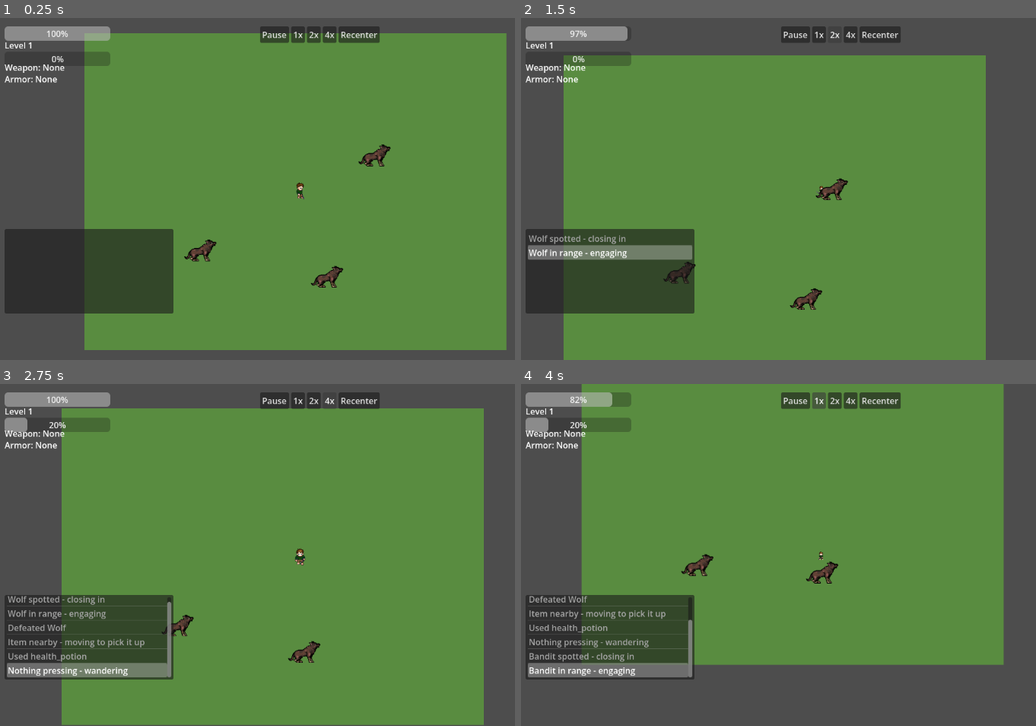
Above: before the commit, frames 1-4 (two rows, left to right).
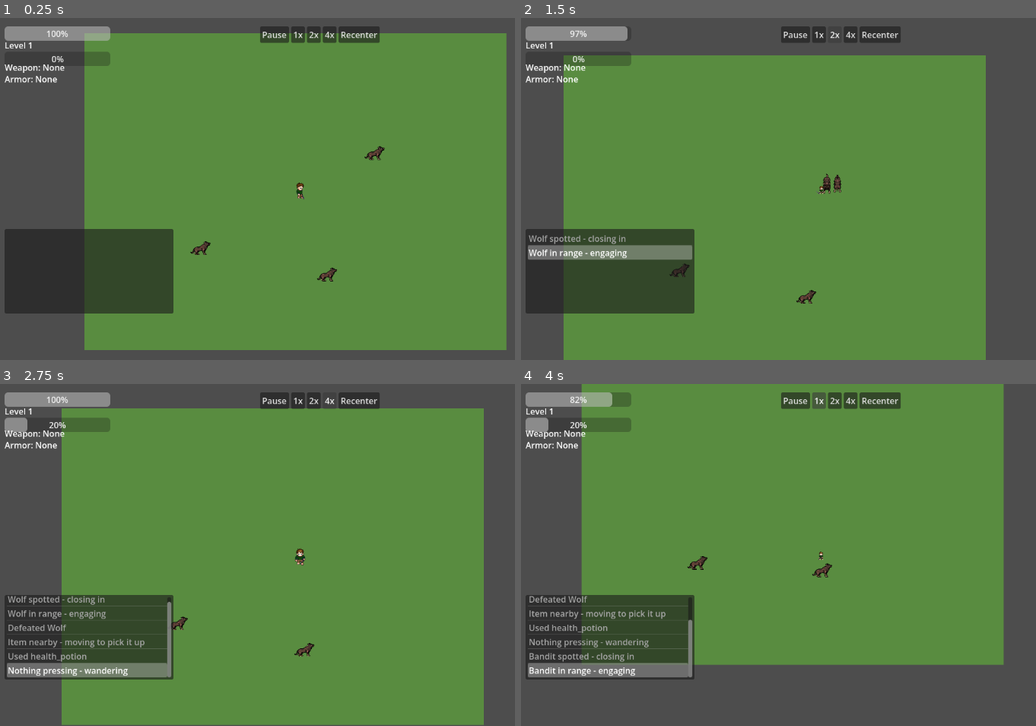
Above: after the commit, the same moments.

Repository: HexaLoid/ai-world-spectator
Game: Godot game, scene res://scenes/Main.tscn
The game is run twice, just before and just after one commit, with the same random seed, the same clock (stepped at 60 frames per second) and the same inputs.
Inputs:
- Up to frame 1 (0.25 s): no input
- Up to frame 2 (1.5 s): click "1x" at 0.5 s; click "2x" at 1.25 s
- Up to frame 3 (2.75 s): click "4x" at 2 s
- Up to frame 4 (4 s): click "Recenter" at 2.75 s; click "1x" at 3.5 s

The runs differ from the first frame. In frame 1, 0.6% of the frame differs, in the area x 35-76%, y 36-79%; in frame 2, 0.5%; in frame 3, 0.3%; in frame 4, 0.4%.

Commit message:
Drive Enemy's sprite animation from movement/attack state
Co-Authored-By: Claude Sonnet 5 <noreply@anthropic.com>

Diff:
--- a/scripts/entities/enemy.gd
+++ b/scripts/entities/enemy.gd
@@ -1,4 +1,7 @@
 extends CharacterBody2D
+
+const TARGET_SPRITE_SIZE := 40.0
+const ATTACK_ANIM_DURATION_MS := 400.0
 
 @export var enemy_name: String = "Enemy"
 @export var max_hp: int = 20
@@ -16,6 +19,9 @@
 var spawn_point: Node2D = null
 var is_dead: bool = false
 var game_time_ms: float = 0.0
+
+@onready var sprite: AnimatedSprite2D = $AnimatedSprite2D
+var attack_anim_until_ms: float = 0.0
 
 func _ready() -> void:
 	hp = max_hp
@@ -39,6 +45,41 @@
 		move_and_slide()
 	else:
 		velocity = Vector2.ZERO
+	var facing := _facing_from_velocity(velocity)
+	var base_anim := "idle" if velocity.length() < 1.0 else "walk"
+	if game_time_ms < attack_anim_until_ms:
+		base_anim = "combat"
+	_play_animation(base_anim, facing)
+
+func _facing_from_velocity(vel: Vector2) -> String:
+	if vel.length() < 1.0:
+		return "down"
+	if abs(vel.x) > abs(vel.y):
+		return "right" if vel.x > 0.0 else "left"
+	return "down" if vel.y > 0.0 else "up"
+
+func _play_animation(base_anim: String, facing: String) -> void:
+	if sprite.sprite_frames == null:
+		return
+	var anim_name := base_anim + "_" + facing
+	var mirrored := false
+	if not sprite.sprite_frames.has_animation(anim_name):
+		# Some sheets (e.g. Wolf's) only have a "_right" animation. Mirror it via
+		# flip_h for left, but reuse it unmirrored for up/down — there's no better option.
+		var fallback := base_anim + "_right"
+		if not sprite.sprite_frames.has_animation(fallback):
+			return
+		anim_name = fallback
+		mirrored = facing == "left"
+	sprite.flip_h = mirrored
+	if sprite.animation != anim_name or not sprite.is_playing():
+		sprite.play(anim_name)
+	var first_frame := sprite.sprite_frames.get_frame_texture(anim_name, 0)
+	if first_frame:
+		var native_size: Vector2 = first_frame.get_size()
+		if native_size.x > 0.0 and native_size.y > 0.0:
+			var s: float = TARGET_SPRITE_SIZE / max(native_size.x, native_size.y)
+			sprite.scale = Vector2(s, s)
 
 func _attack(character: Node2D) -> void:
 	var now := int(game_time_ms)
@@ -47,6 +88,7 @@
 	last_attack_time_ms = now
 	var damage := CombatSystem.roll_damage(attack_damage_min, attack_damage_max, rng)
 	character.take_damage(damage)
+	attack_anim_until_ms = game_time_ms + ATTACK_ANIM_DURATION_MS
 
 func take_damage(amount: int) -> void:
 	if is_dead:
